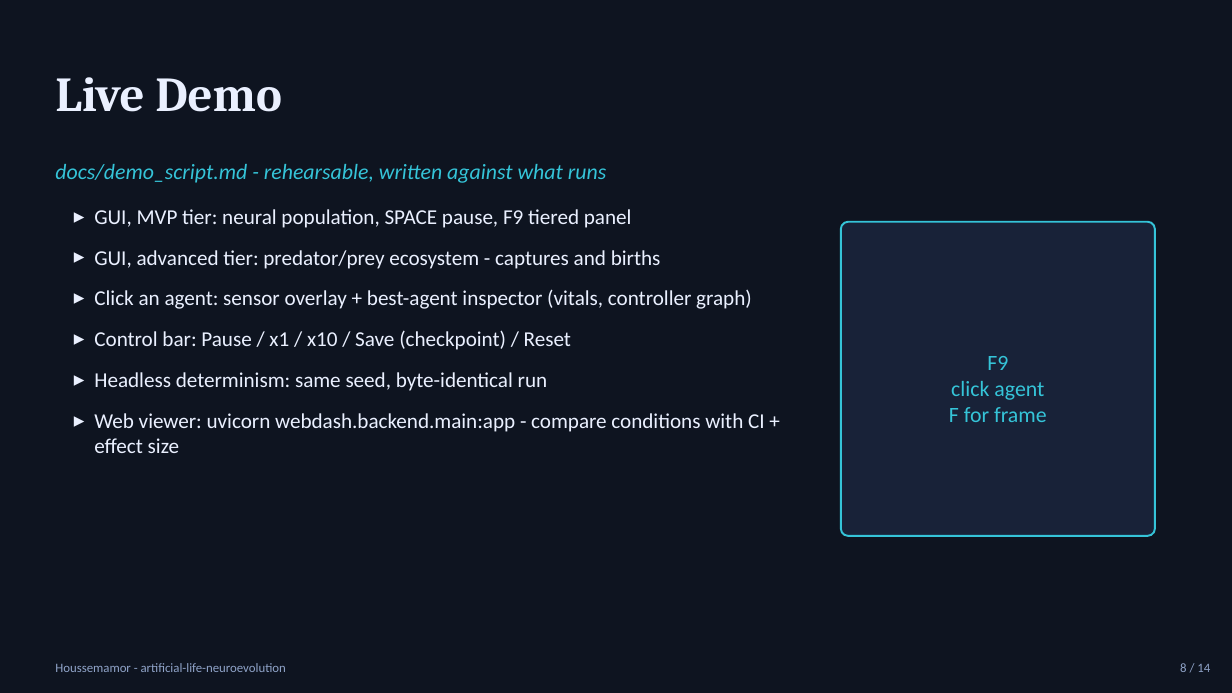
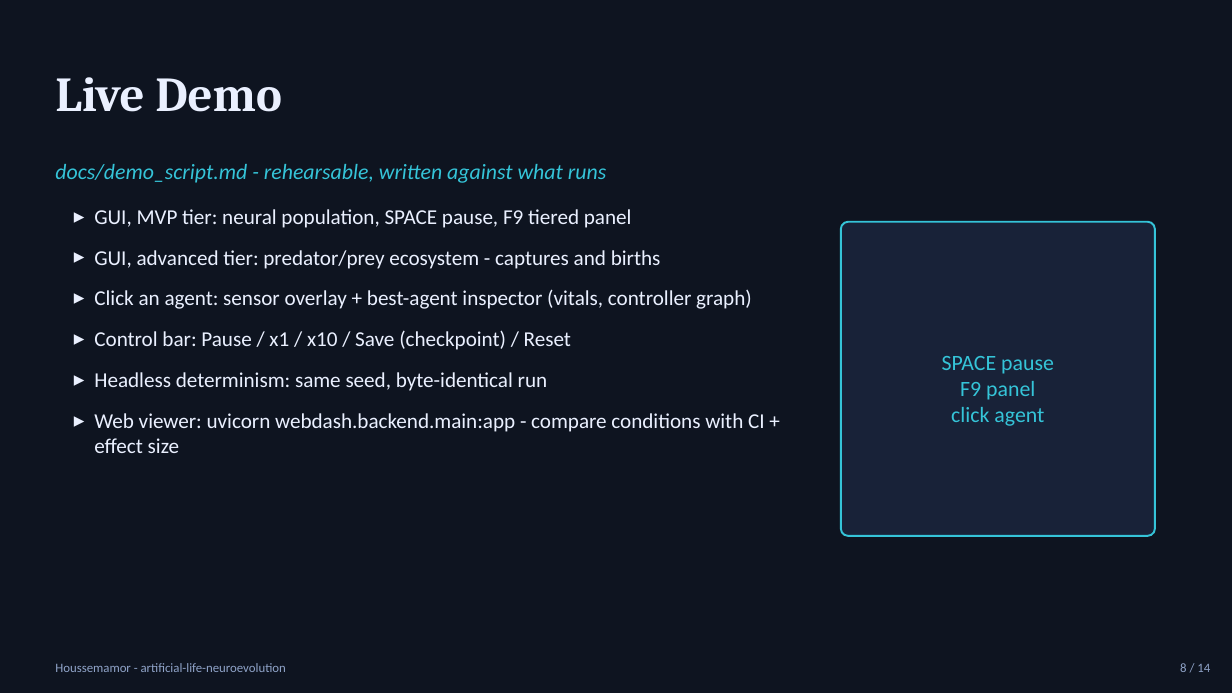
Before and after one commit to Houssemamor/ARTIFICIAL-LIFE-Simulation-Using-Neuroevolution-and-Genetic-Algorithms, a slide deck: slide 8 of docs/presentation_deck.pptx. Drawn at 1232x693 pixels with LibreOffice and Linux fonts; fonts in the diff are those of the drawing. Boxes give left, top, right and bottom in pixels: in the first picture for what was removed or moved away, otherwise in the second. Text is boxed around its words. In the diff, an @@ line names an element or a change of style, - is before the commit and + after.

```diff
--- a/docs/presentation_deck.pptx
+++ b/docs/presentation_deck.pptx
@@ text at (942, 356, 1054, 400): text changed @@
-F9
+SPACE pause
+F9 panel
@@ text at (949, 407, 1047, 422): paragraph removed @@
-F for frame
```
Also in this commit, not shown: 1 other slide changed, 15 other files.
